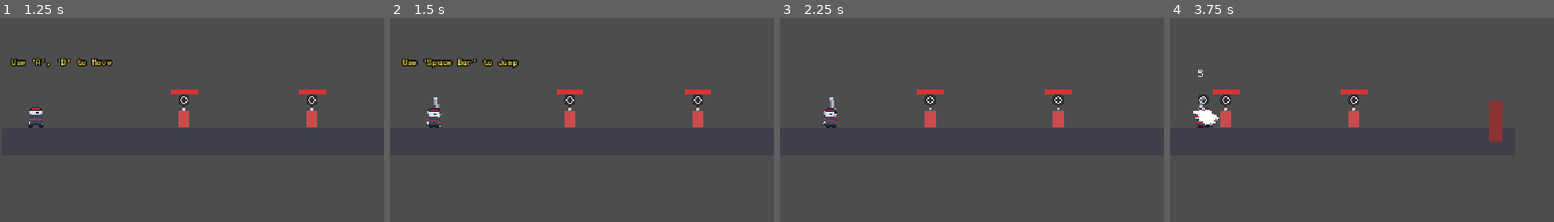
Above: before the commit, frames 1-4 (left to right).
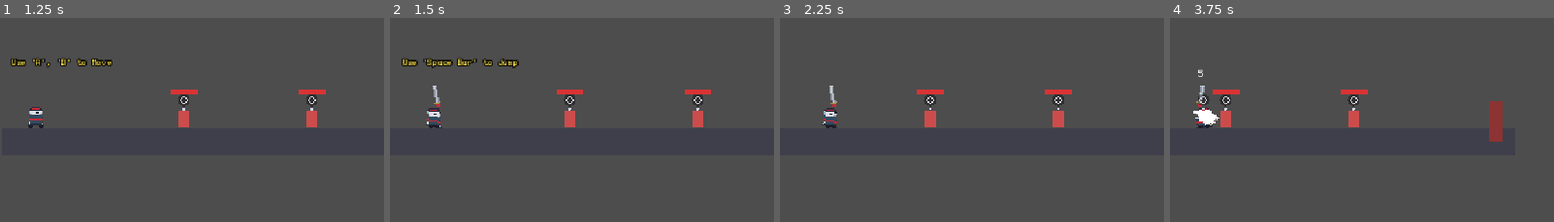
Above: after the commit, the same moments.

Repository: dry700/Elemental-Combat
Game: Godot game, scene res://scenes/ui/main_menu.tscn
Same seed, same stepped clock (60 frames per second), same inputs: the game is played once before the commit and once after it.
Inputs (mouse positions are % of the whole screen's width and height, from its top left):
- Up to frame 1 (1.25 s): click "New Run" at 0.5 s
- Up to frame 2 (1.5 s): tap Enter at 1.25 s; move the mouse to (72, 43) at 1.27 s; hold D (move_right) from 1.28 s (still down); click (72, 43) at 1.35 s
- Up to frame 3 (2.25 s): tap Space (jump) at 1.52 s; release D (move_right) at 2 s; drag from (29, 54) to (66, 49) at 2.02 s
- Up to frame 4 (3.75 s): move the mouse to (60, 25) at 2.77 s; hold D (move_right) 2.78-3.5 s; tap Shift (dodge) at 2.85 s; drag from (44, 70) to (53, 49) at 3.52 s
The pictures show only the part of the screen within x 45-95%, y 24-74%; the shares and areas given below are measured in that part.

Frame 1 is identical in both runs. In frame 2, 0.1% of the frame differs, in the area x 11-14%, y 33-49%; in frame 3, 0.1%, in the area x 12-15%, y 33-49%; in frame 4, 0.1%.

Commit message:
style: shift weapon sprite pivot to hilt

Diff:
--- /dev/null
+++ b/check_tex.gd
@@ -0,0 +1,7 @@
+extends SceneTree
+func _init():
+    var tex = load("res://assets/sprites/weapons/hoa_dagger.png")
+    print("Dagger size: ", tex.get_size())
+    tex = load("res://assets/sprites/weapons/thuy_spear.png")
+    print("Spear size: ", tex.get_size())
+    quit()
--- a/scenes/player/player.gd
+++ b/scenes/player/player.gd
@@ -441,6 +441,8 @@
 		rect.size = Vector2(_active_weapon.reach, _active_weapon.hitbox_radius * 2.0)
 	hitbox_shape.position.x = _active_weapon.reach / 2.0  # extends OUTWARD from the grip, not centered on it
 	weapon_sprite.texture = _active_weapon.weapon_texture
+	if weapon_sprite.texture != null:
+		weapon_sprite.offset = Vector2(weapon_sprite.texture.get_width() / 2.0, 0.0)
 	weapon_sprite.texture_filter = CanvasItem.TEXTURE_FILTER_NEAREST
 	weapon_sprite.position = Vector2.ZERO  # sits at Hitbox's own origin now — Hitbox's transform does the moving
 	weapon_sprite.rotation = 0.0
